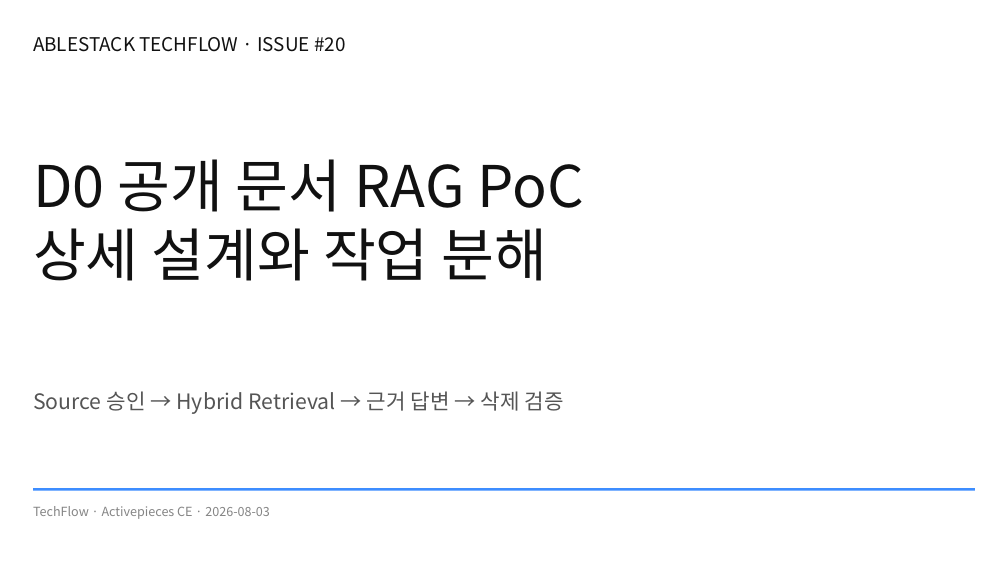
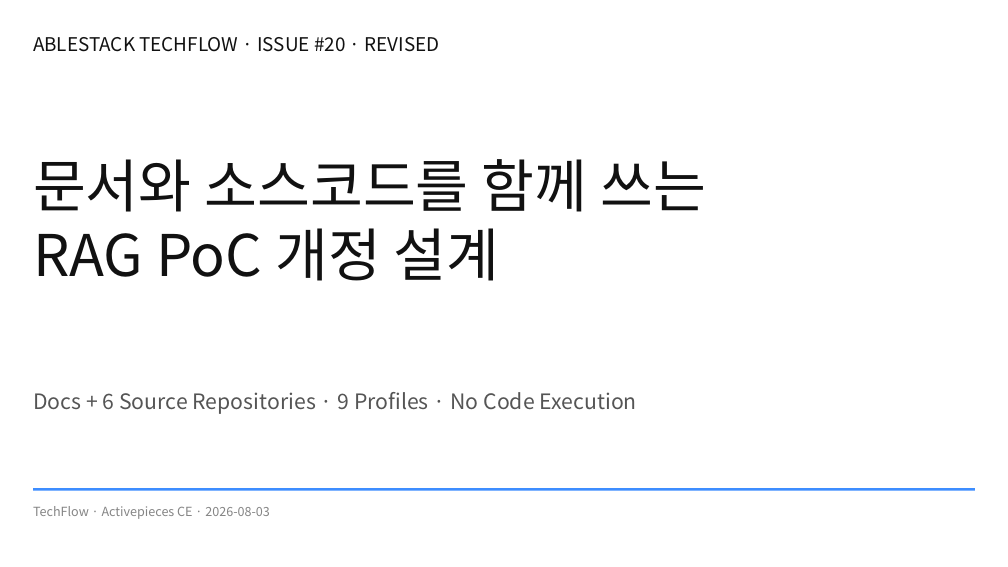
Before and after one commit to ablecloud-team/ablestack-techflow, a slide deck: slide 1 of output/presentation/techflow-rag-poc-design.pptx. Drawn at 1008x567 pixels with LibreOffice and Linux fonts; fonts in the diff are those of the drawing. Boxes give left, top, right and bottom in pixels: in the first picture for what was removed or moved away, otherwise in the second. Text is boxed around its words. In the diff, an @@ line names an element or a change of style, - is before the commit and + after.

Commit message:
Issue #20 ABLESTACK 소스코드 RAG 범위 확장

```diff
--- a/output/presentation/techflow-rag-poc-design.pptx
+++ b/output/presentation/techflow-rag-poc-design.pptx
@@ text at (33,37,440,52): text changed @@
-ABLESTACK TECHFLOW · ISSUE #20
+ABLESTACK TECHFLOW · ISSUE #20 · REVISED
@@ text at (33,159,706,281): text changed @@
-D0 공개 문서 RAG PoC
-상세 설계와 작업 분해
+문서와 소스코드를 함께 쓰는
+RAG PoC 개정 설계
@@ text at (33,392,637,414): text changed @@
-Source 승인 → Hybrid Retrieval → 근거 답변 → 삭제 검증
+Docs + 6 Source Repositories · 9 Profiles · No Code Execution
```
Also in this commit, not shown: 9 other slides changed, 13 other files.
